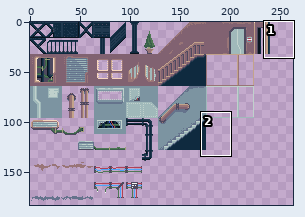
Pixel-art file: Stuff/SpriteSheet.aseprite. Above, an overview of the earlier version with the close-up marked.
Close-up. The starting point:
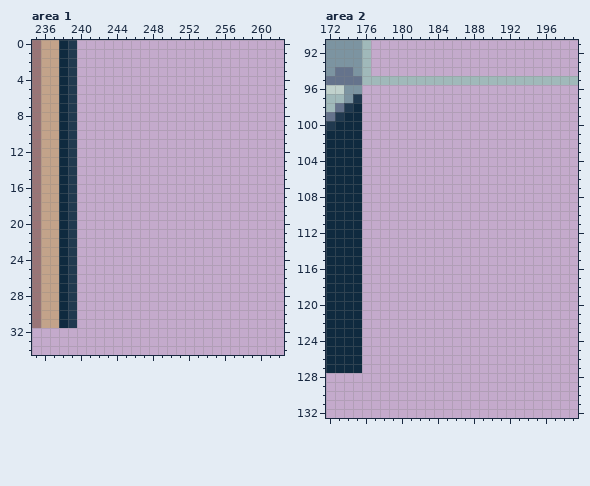
320x320 pixels, 1 frame. Shown: area 1: x 235..262, y 0..34; area 2: x 172..199, y 91..132. The wide view leaves out empty margins.
After:
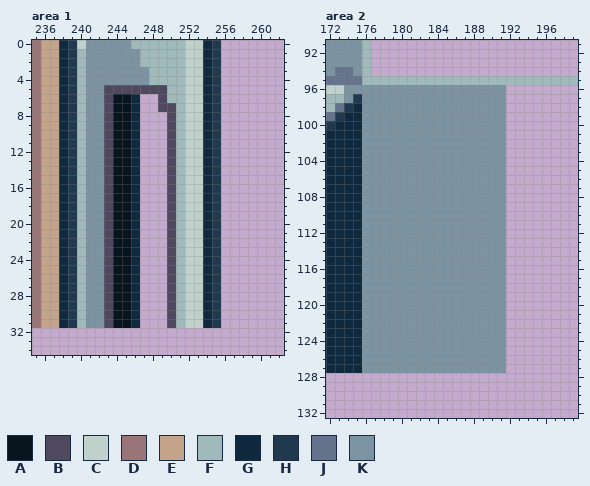
Palette (. is transparent): A #08141e  B #4e495f  C #c0d1cc  D #997577  E #c3a38a  F #a0b9ba  G #0f2a3f  H #20394f  J #65738c  K #7c94a1
From old to new:
Area 1, layer "Layer 1":
y 0: x 240..255 ................ -> CKKKKKFFFFFFCCGH
y 1..2: x 240..255 ................ -> FKKKKKKFFFFFCCGH
y 3..4: x 240..255 ................ -> FKKKKKKKFFFFCCGH
y 5: x 240..255 ................ -> FKKBBBBBBBFFCCGH
y 6: x 240..246 ....... -> FKKBAAG; x 249..255 ....... -> BFFCCGH
y 7: x 240..246 ....... -> FKKBAAG; x 249..255 ....... -> BBFCCGH
y 8..31: x 240..246 ....... -> FKKBAAG; x 250..255 ...... -> BFCCGH
Area 2, layer "Layer 1":
y 96..127: x 176..191 ................ -> KKKKKKKKKKKKKKKK
Changed places in both close-ups, as pixel boxes (x1, y1, x2, y2):
added: (77, 40, 221, 328)
added: (362, 85, 506, 373)
